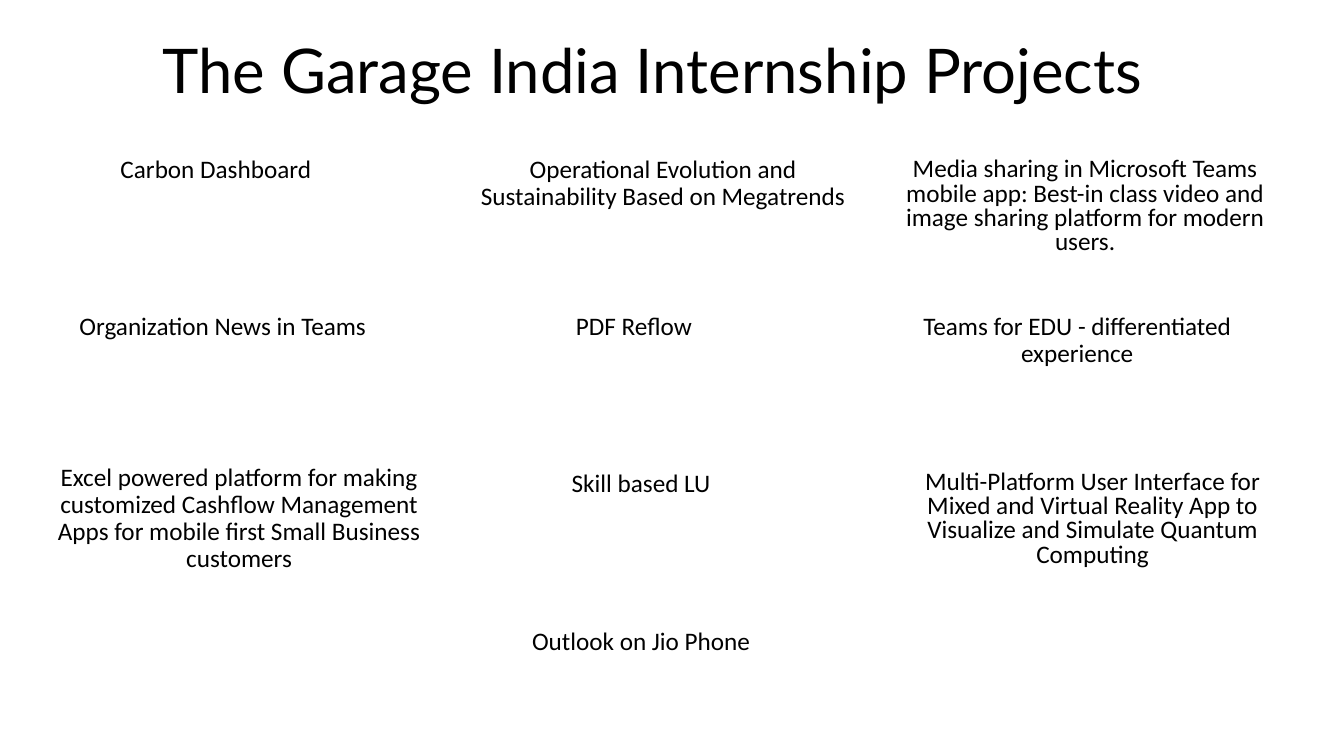
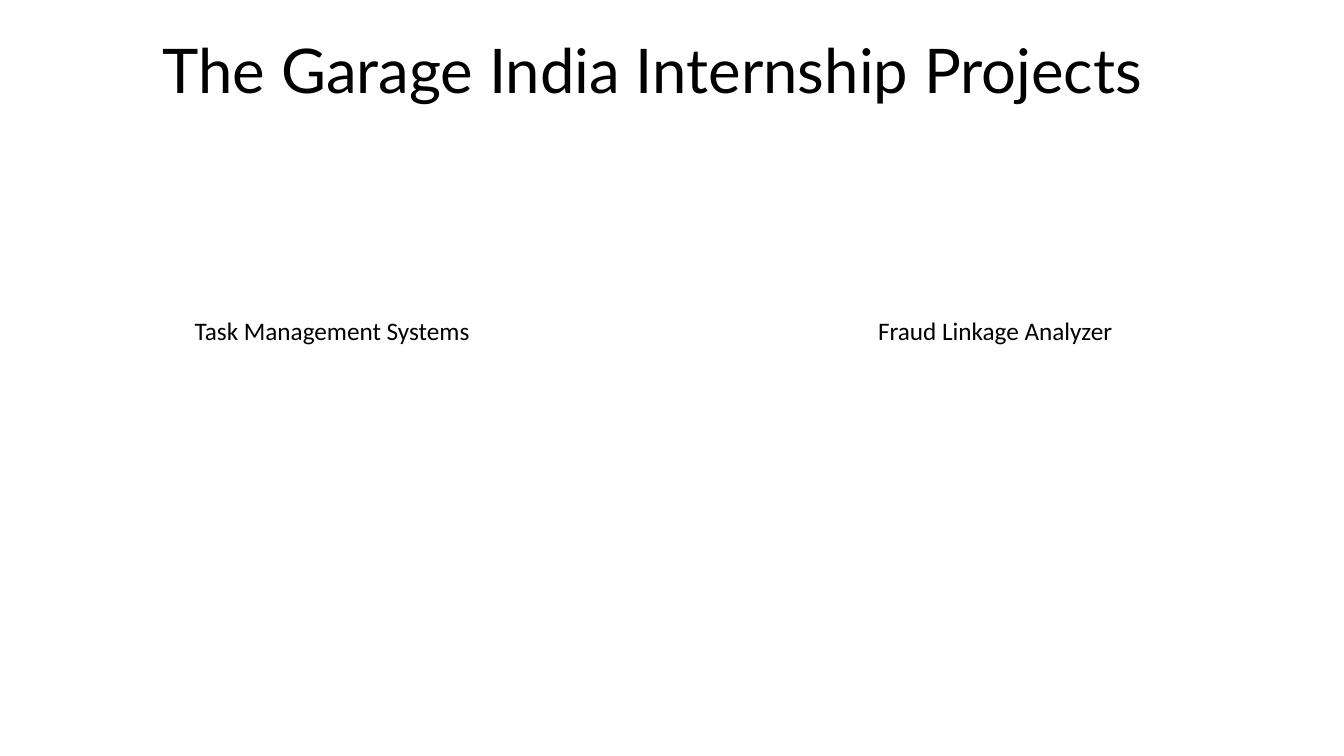
Before and after one commit to byteridge/GarageInternship2021, a slide deck: slide 5 of 1.Introduction.pptx. Drawn at 1344x756 pixels with LibreOffice and Linux fonts; fonts in the diff are those of the drawing. Boxes give left, top, right and bottom in pixels: in the first picture for what was removed or moved away, otherwise in the second. Text is boxed around its words. In the diff, an @@ line names an element or a change of style, - is before the commit and + after.

```diff
--- a/1.Introduction.pptx
+++ b/1.Introduction.pptx
@@ text removed at (x1=120, y1=160, x2=311, y2=179) @@
-Carbon Dashboard
@@ text removed at (x1=481, y1=160, x2=845, y2=210) @@
-Operational Evolution and Sustainability Based on Megatrends
@@ text removed at (x1=906, y1=159, x2=1264, y2=251) @@
-Media sharing in Microsoft Teams mobile app: Best-in class video and image sharing platform for modern users.
@@ text removed at (x1=79, y1=317, x2=366, y2=340) @@
-Organization News in Teams
@@ text added at (x1=195, y1=322, x2=470, y2=345), 18 pt, text #000000 @@
+Task Management Systems
@@ text removed at (x1=576, y1=317, x2=692, y2=335) @@
-PDF Reflow
@@ text added at (x1=878, y1=322, x2=1113, y2=345), 18 pt, text #000000 @@
+Fraud Linkage Analyzer
@@ text removed at (x1=923, y1=317, x2=1230, y2=366) @@
-Teams for EDU - differentiated experience
@@ text removed at (x1=58, y1=468, x2=420, y2=568) @@
-Excel powered platform for making customized Cashflow Management Apps for mobile first Small Business customers
@@ text removed at (x1=572, y1=474, x2=710, y2=493) @@
-Skill based LU
@@ text removed at (x1=925, y1=472, x2=1260, y2=568) @@
-Multi-Platform User Interface for Mixed and Virtual Reality App to Visualize and Simulate Quantum Computing
@@ text removed at (x1=532, y1=632, x2=750, y2=650) @@
-Outlook on Jio Phone
```
Also in this commit, not shown: 6 other slides changed.
